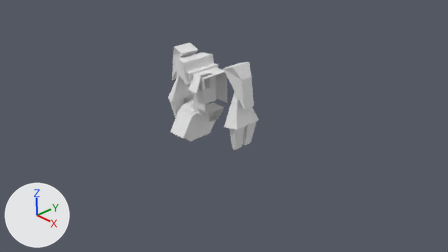
An edit to the Blender file _temporary/andogre/andogre.blend, drawn before and after from the same camera.
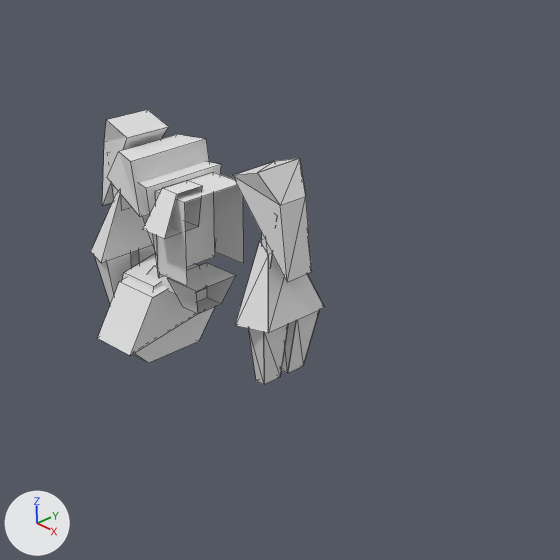
There are two pictures of each version: one from the file's camera 'Camera', one close up on the part from 30% to 78% of the width and 0% to 87% of the height. Every picture has the same lights, and +X, +Y and +Z are marked at lower left. The close-ups show mesh edges as thin lines.

Before the edit, the objects in view are built like this:
```python
me_chest = bpy.data.meshes.new('chest')
me_chest.from_pydata(...)  # 32 vertices, 20 faces; spans x -3.8..16.9, y 17.5..38.1, z -8.8..10.0
me_lhand = bpy.data.meshes.new('lhand')
me_lhand.from_pydata(...)  # 64 vertices, 32 faces; spans x -23.1..-17.4, y 5.3..29.7, z -6.9..10.0
me_lshoulder = bpy.data.meshes.new('lshoulder')
me_lshoulder.from_pydata(...)  # 40 vertices, 20 faces; spans x -23.5..-13.1, y 24.4..41.9, z -3.1..6.2
me_rshoulder = bpy.data.meshes.new('rshoulder')
me_rshoulder.from_pydata(...)  # 16 vertices, 10 faces; spans x 13.1..23.5, y 24.4..42.0, z -3.0..6.4
me_wheels = bpy.data.meshes.new('wheels')
me_wheels.from_pydata(...)  # 48 vertices, 33 faces; spans x -3.8..17.8, y 0.5..16.9, z -10.6..11.9
ob_chest = bpy.data.objects.new('chest', me_chest)
ob_chest.location = (0.0, 0.0, 0.0)
ob_chest.rotation_euler = (1.571, 0.0, 3.142)  # degrees (90, 0, 180)
ob_chest.scale = (0.05, 0.05, 0.05)
ob_lhand = bpy.data.objects.new('lhand', me_lhand)
ob_lhand.location = (0.0, 0.0, 0.0)
ob_lhand.rotation_euler = (1.571, 0.0, 3.142)  # degrees (90, 0, 180)
ob_lhand.scale = (0.05, 0.05, 0.05)
ob_lshoulder = bpy.data.objects.new('lshoulder', me_lshoulder)
ob_lshoulder.location = (0.0, 0.0, 0.0)
ob_lshoulder.rotation_euler = (1.571, 0.0, 3.142)  # degrees (90, 0, 180)
ob_lshoulder.scale = (0.05, 0.05, 0.05)
ob_rshoulder = bpy.data.objects.new('rshoulder', me_rshoulder)
ob_rshoulder.location = (0.0, 0.0, 0.0)
ob_rshoulder.rotation_euler = (1.571, 0.0, 3.142)  # degrees (90, 0, 180)
ob_rshoulder.scale = (0.05, 0.05, 0.05)
ob_wheels = bpy.data.objects.new('wheels', me_wheels)
ob_wheels.location = (0.0, 0.0, 0.0)
ob_wheels.rotation_euler = (1.571, 0.0, 3.142)  # degrees (90, 0, 180)
ob_wheels.scale = (0.05, 0.05, 0.05)
# also in view: 'rhand' at (-1.01, 0.08, 0.87)
```
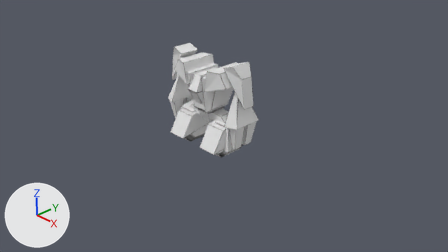
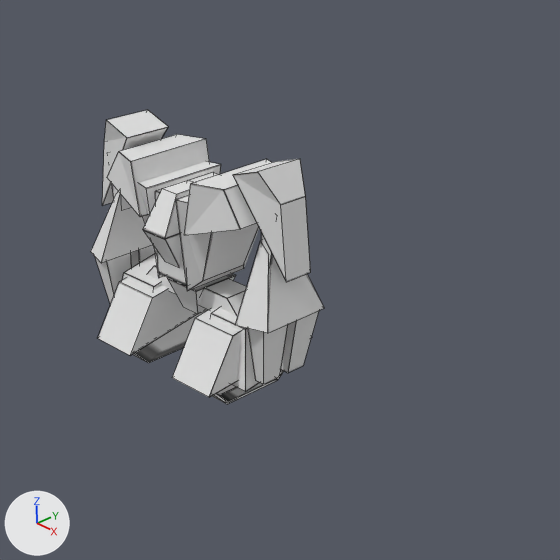
The newer file is also turned or shifted as a whole; pictures and numbers use the older file's frame.

Location of each change, (x1, y1, x2, y2) in pixels of the close-ups (560 x 560 px; the box of a moved part takes in the faces that stretch with it):
'chest', reshaped
    before: (107, 134, 244, 286)
    after: (107, 134, 272, 291)
'wheels', reshaped (55% wider, 37% taller)
    before: (98, 254, 236, 363)
    after: (98, 254, 312, 404)
'lshoulder', reshaped
    before: (232, 158, 312, 282)
    after: (233, 159, 311, 282)
part 1 of me_chest, added
    after: (185, 159, 272, 235)
part 2 of me_chest, added
    after: (176, 196, 259, 291)
part 3 of me_chest, added
    after: (143, 230, 181, 267)
part 4 of me_chest, recoloured
    before: (107, 138, 244, 286)
    after: (107, 138, 221, 286)
part 5 of me_wheels, added
    after: (212, 370, 284, 404)
part 6 of me_wheels, added
    after: (172, 308, 312, 397)
part 7 of me_wheels, added
    after: (211, 308, 259, 392)
part 8 of me_wheels, added
    after: (200, 279, 247, 316)
part 9 of me_wheels, recoloured
    both: (98, 254, 235, 363)
part 10 of me_lhand, moved or reshaped
    before: (235, 241, 324, 384)
    after: (235, 240, 324, 385)
part 11 of me_lshoulder, moved or reshaped
    before: (232, 158, 306, 281)
    after: (233, 159, 311, 282)

What changed in the scene script:
```text
Change me_lshoulder:
    used by ob_lshoulder; location = (0.0, 0.0, 0.0); rotation_euler = (1.571, 0.0, 3.142), in degrees (90, 0, 180); scale = (0.05, 0.05, 0.05)
    remove me_lshoulder.from_pydata(...)  # 40 vertices, 20 faces; spans x -23.5..-13.1, y 24.4..41.9, z -3.1..6.2
    add me_lshoulder.from_pydata(...)  # 16 vertices, 10 faces; spans x -23.5..-13.1, y 24.4..42.0, z -3.0..6.4
    me_lshoulder part 11: 1 vertex moved within x -22.0, y 36.9, z -1.2; 24 vertices removed from x -23.5..-13.1, y 24.4..41.9, z -3.1..6.2; 12 vertices added at x -23.5..-13.1, y 24.4..42.0, z -3.0..6.4
    add me_lshoulder.materials.append(mat_andogre_bmp)  # picture img_andogre_bmp
Change me_lhand:
    used by ob_lhand; location = (0.0, 0.0, 0.0); rotation_euler = (1.571, 0.0, 3.142), in degrees (90, 0, 180); scale = (0.05, 0.05, 0.05)
    remove me_lhand.from_pydata(...)  # 64 vertices, 32 faces; spans x -23.1..-17.4, y 5.3..29.7, z -6.9..10.0
    add me_lhand.from_pydata(...)  # 24 vertices, 16 faces; spans x -23.0..-17.4, y 5.3..29.7, z -6.9..10.0
    me_lhand part 10: 34 vertices removed from x -23.1..-17.4, y 5.3..29.7, z -6.9..10.0; 18 vertices added at x -23.0..-17.4, y 5.3..29.7, z -5.0..10.0
    add me_lhand.materials.append(mat_andogre_bmp)  # picture img_andogre_bmp
Change me_chest:
    used by ob_chest; location = (0.0, 0.0, 0.0); rotation_euler = (1.571, 0.0, 3.142), in degrees (90, 0, 180); scale = (0.05, 0.05, 0.05)
    remove me_chest.from_pydata(...)  # 32 vertices, 20 faces; spans x -3.8..16.9, y 17.5..38.1, z -8.8..10.0
    add me_chest.from_pydata(...)  # 56 vertices, 37 faces; spans x -16.9..16.9, y 17.5..38.1, z -8.8..10.0
    me_chest part 1: the loose piece of 8 vertices spanning x 5.6..16.9, y 28.8..38.1, z -6.9..10.0 is copied, and the copy is mirrored in x about the mesh origin, in mat_andogre_bmp (picture img_andogre_bmp); it spans x -16.9..-5.6, y 28.8..38.1, z -6.9..10.0
    me_chest part 2: the loose piece of 8 vertices spanning x 3.8..11.2, y 17.5..34.4, z -6.9..10.0 is copied, and the copy is mirrored in x about the mesh origin, in mat_andogre_bmp (picture img_andogre_bmp); it spans x -11.3..-3.7, y 17.5..34.4, z -6.9..10.0
    me_chest part 3: 8 vertices added at x -2.8..2.8, y 21.3..27.8, z -8.8..0.6
    me_chest part 4: 20 faces spanning x -3.8..16.9, y 17.5..38.1, z -8.8..10.0 switch from no material to mat_andogre_bmp (picture img_andogre_bmp)
Change me_wheels:
    used by ob_wheels; location = (0.0, 0.0, 0.0); rotation_euler = (1.571, 0.0, 3.142), in degrees (90, 0, 180); scale = (0.05, 0.05, 0.05)
    remove me_wheels.from_pydata(...)  # 48 vertices, 33 faces; spans x -3.8..17.8, y 0.5..16.9, z -10.6..11.9
    add me_wheels.from_pydata(...)  # 96 vertices, 66 faces; spans x -17.8..17.8, y 0.5..18.7, z -10.6..11.9
    me_wheels part 5: the loose piece of 16 vertices spanning x 6.0..16.3, y 0.5..8.1, z -9.7..10.9 is copied, and the copy is mirrored in x about the mesh origin, in mat_andogre_bmp (picture img_andogre_bmp); it spans x -16.3..-6.0, y 0.5..8.1, z -9.7..10.9
    me_wheels part 6: the loose piece of 8 vertices spanning x 5.6..16.9, y 3.8..15.0, z -10.6..11.9 is copied, and the copy is mirrored in x about the mesh origin, in mat_andogre_bmp (picture img_andogre_bmp); it spans x -16.9..-5.6, y 3.8..15.0, z -10.6..11.9
    me_wheels part 7: the loose piece of 8 vertices spanning x 7.5..17.8, y 3.8..15.9, z -5.0..7.8 is copied, and the copy is mirrored in x about the mesh origin, in mat_andogre_bmp (picture img_andogre_bmp); it spans x -17.8..-7.5, y 3.8..15.9, z -5.0..7.8
    me_wheels part 8: the loose piece of 8 vertices spanning x 1.9..13.1, y 13.1..16.9, z -1.2..4.4 is copied, and the copy is mirrored in x about the mesh origin, in mat_andogre_bmp (picture img_andogre_bmp); it spans x -13.1..-1.9, y 13.1..16.9, z -1.2..4.4
    me_wheels part 9: 33 faces spanning x -3.8..17.8, y 0.5..16.9, z -10.6..11.9 switch from no material to mat_andogre_bmp (picture img_andogre_bmp)
```
